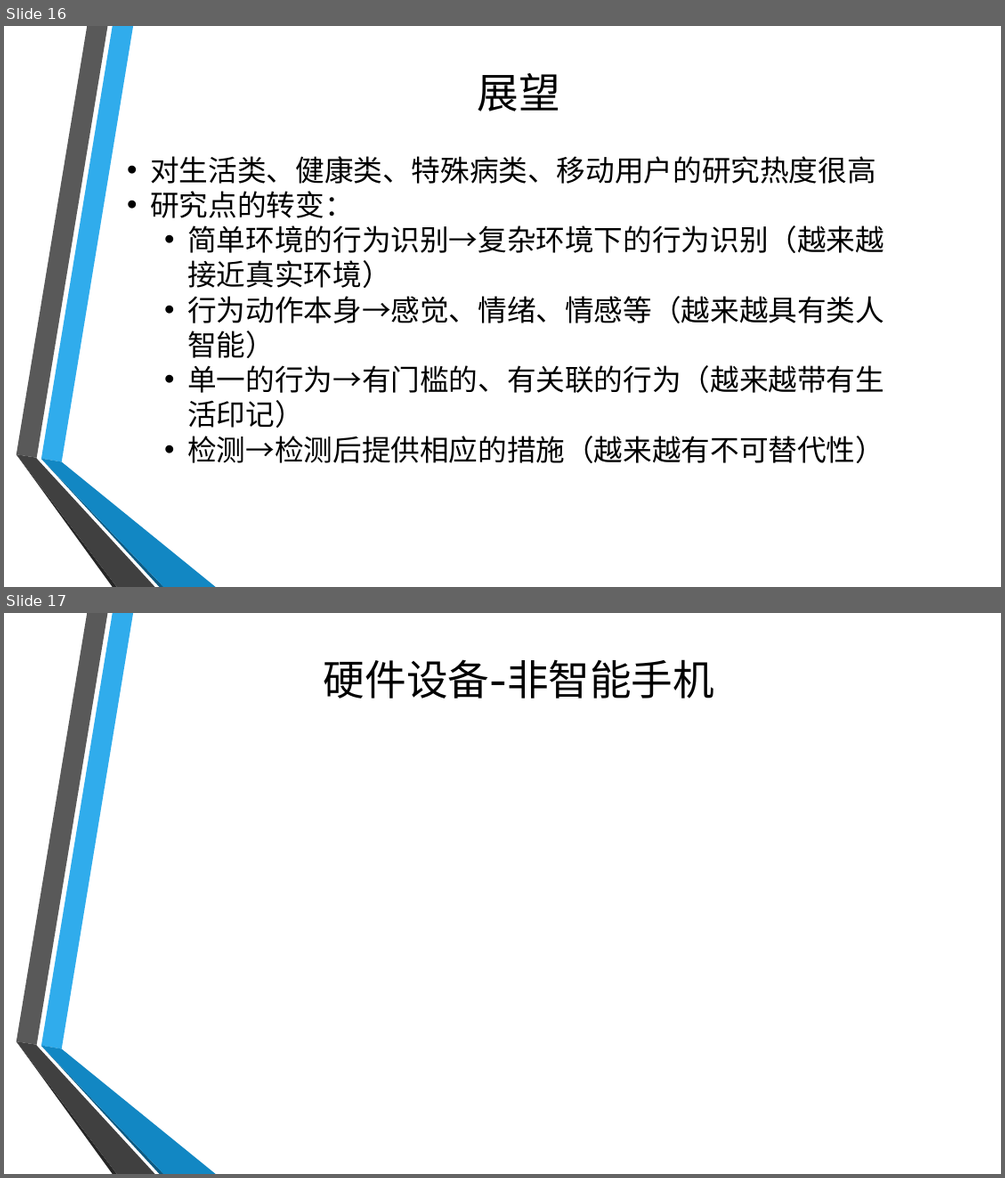
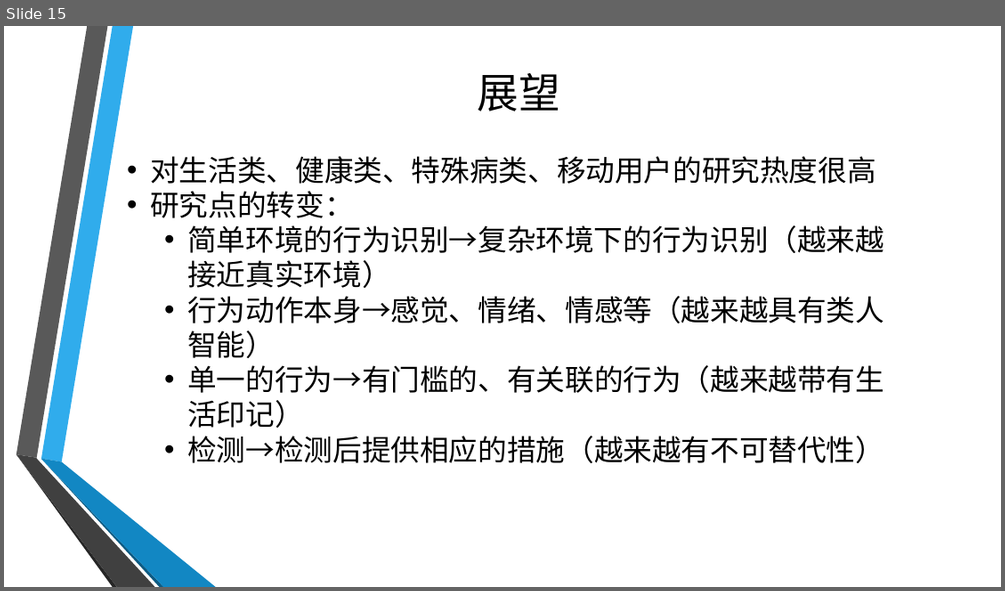
Before and after one commit to riheng/MachineLearning, a slide deck: 行为识别方面会议论文研究总结.pptx. Shown one above the other, each under a label of ours: slides 16 and 17 before the commit, slide 15 after it. The pictures are 1005x1178 and 1005x591 pixels, drawn with LibreOffice and Linux fonts; fonts in the diff are those of the drawing; background and template pictures are left out. Boxes give left, top, right and bottom in pixels: in the first picture for what was removed or moved away, otherwise in the second. Text is boxed around its words. In the diff, an @@ line names an element or a change of style, - is before the commit and + after.

```diff
--- a/行为识别方面会议论文研究总结.pptx
+++ b/行为识别方面会议论文研究总结.pptx
@@ slide 17 removed at [4,613,1001,1174], background picture (left out); not listed: 6 template elements that a slide beside it also shows @@
@@ title removed at [324,659,714,698] @@
-硬件设备-非智能手机
@@ what was slide 16 is now slide 15 @@
```
Also in this commit, not shown: 3 slides changed, 1 slide added, 5 other slides removed, 1 other file.
